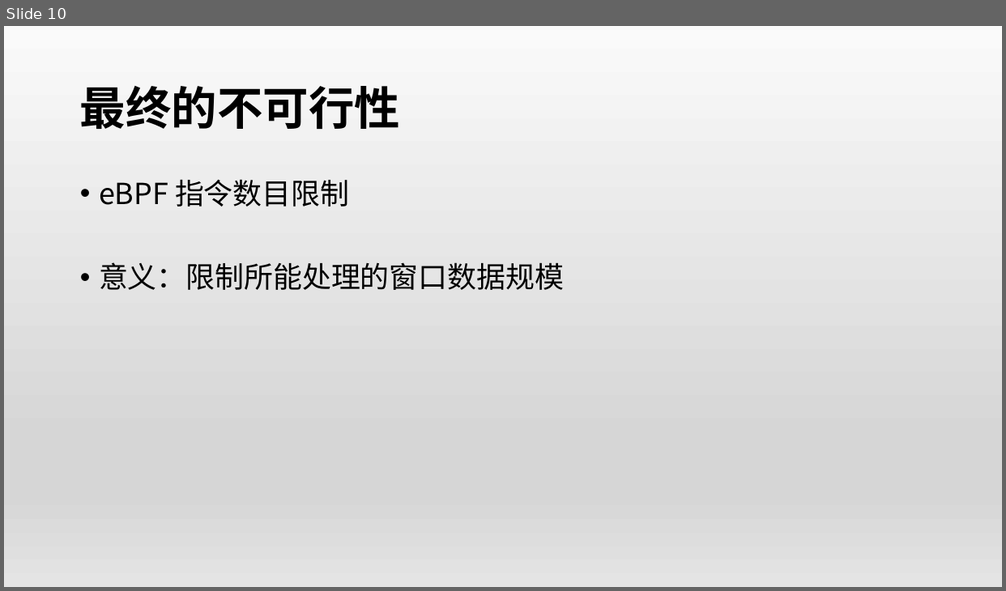
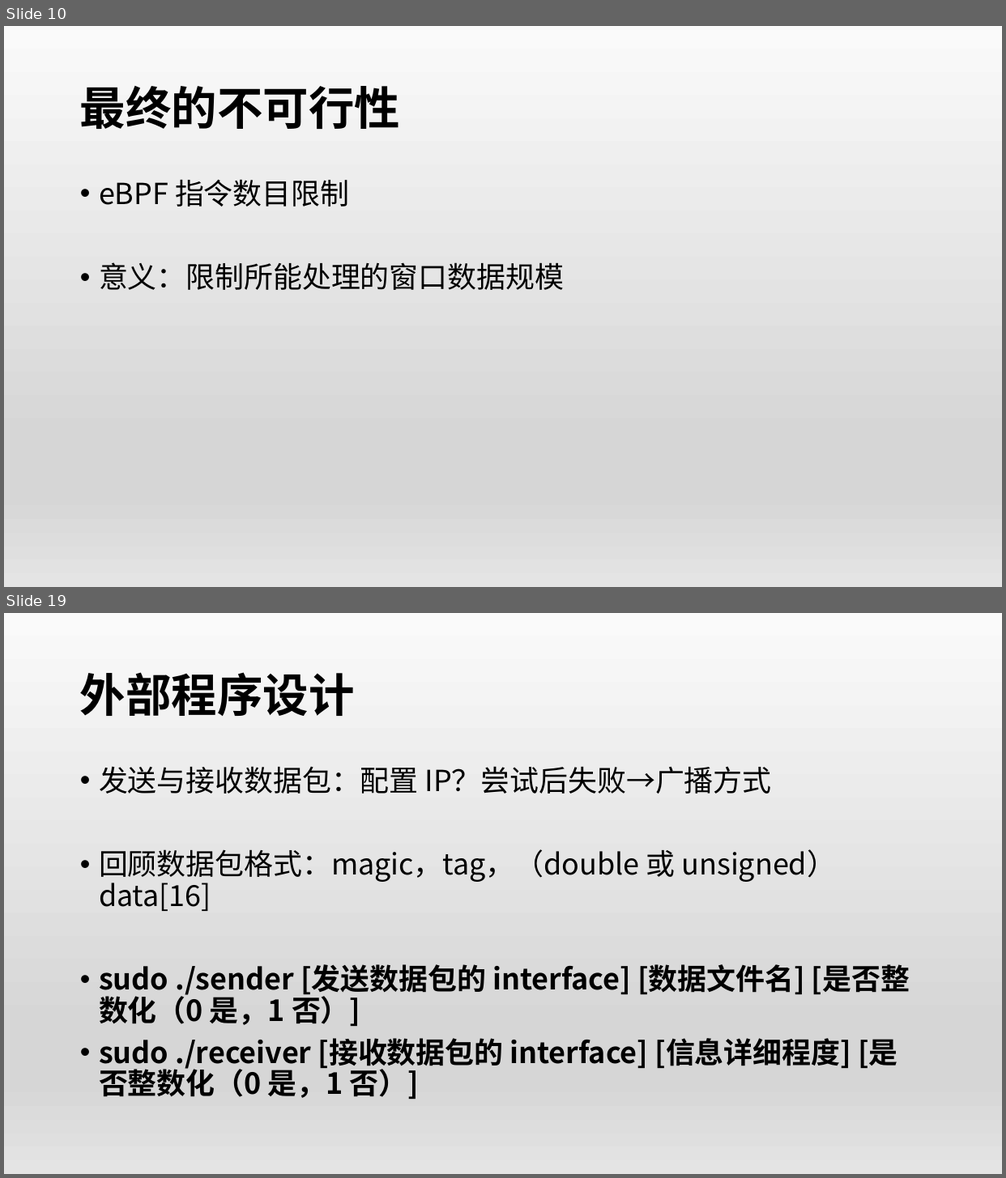
Before and after one commit to OSH-2019/x-monthly-subscription, a slide deck: docs/conclusion.pptx. Shown one above the other, each under a label of ours: slide 10 before the commit, slides 10 and 19 after it; the slides between them are not shown. The pictures are 1006x591 and 1006x1178 pixels, drawn with LibreOffice and Linux fonts; fonts in the diff are those of the drawing. Boxes give left, top, right and bottom in pixels: in the first picture for what was removed or moved away, otherwise in the second. Text is boxed around its words. In the diff, an @@ line names an element or a change of style, - is before the commit and + after.

```diff
--- a/docs/conclusion.pptx
+++ b/docs/conclusion.pptx
@@ slide 19 added at (x1=4, y1=613, x2=1002, y2=1174), background gradient #FAFAFA to #D7D7D7 to #E4E4E4 @@
@@ title added at (x1=80, y1=672, x2=355, y2=716), 44 pt, text #000000, bold @@
+外部程序设计
@@ text added at (x1=99, y1=766, x2=910, y2=1099), 28 pt, text #000000, bold @@
+• 发送与接收数据包：配置 IP？尝试后失败→广播方式
+• 回顾数据包格式：magic，tag，（double 或 unsigned）data[16]
+• sudo ./sender [发送数据包的 interface] [数据文件名] [是否整数化（0 是，1 否）]
+• sudo ./receiver [接收数据包的 interface] [信息详细程度] [是否整数化（0 是，1 否）]
```
Also in this commit, not shown: 6 slides changed, 29 other slides added.
